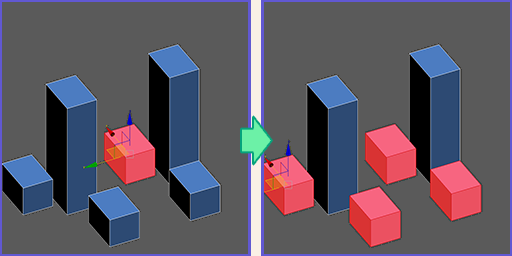
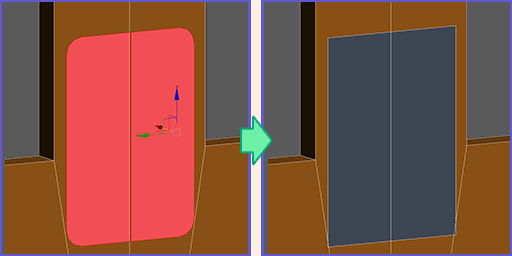
The second 512x256 image is a revision of the first. Changes to its layers:
hid "2020-05-06_12h04_02" over [left=2, top=43, right=483, bottom=248]
added layer "2020-05-06_15h29_31" above "base" over [left=5, top=2, right=510, bottom=254]
